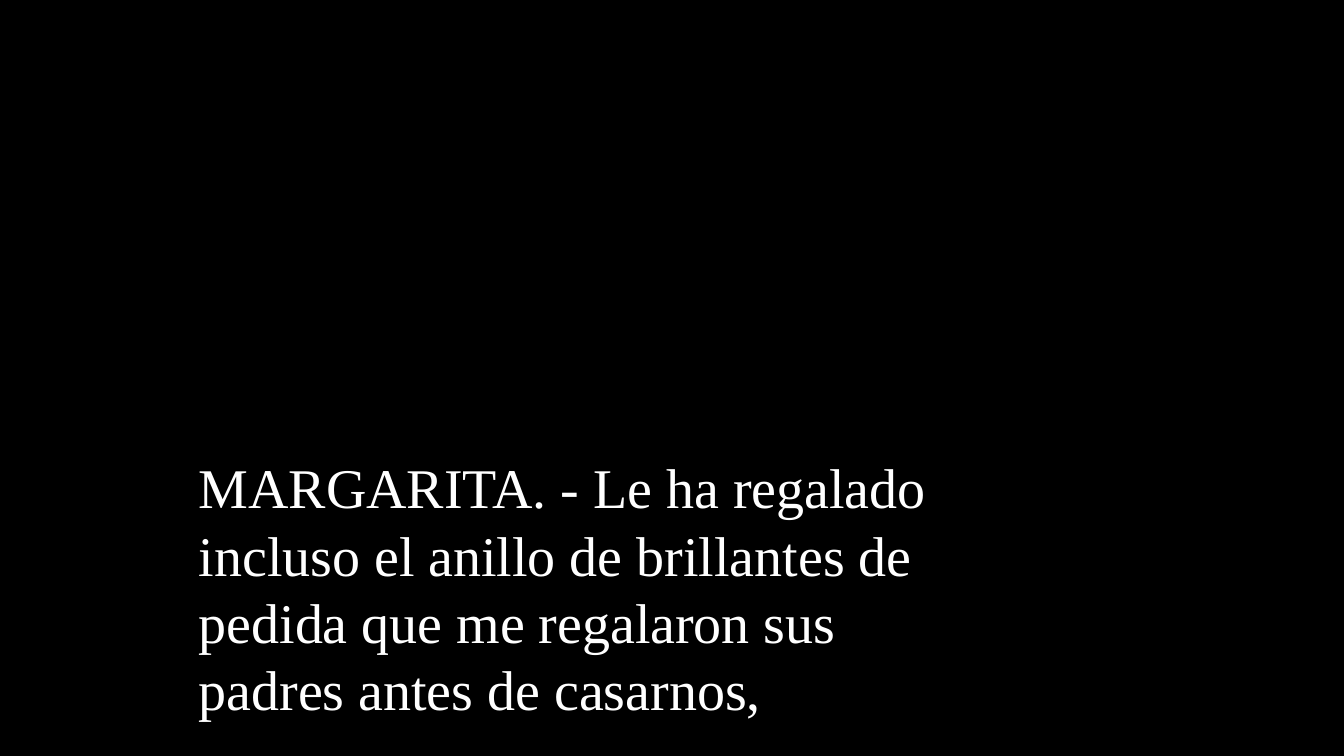
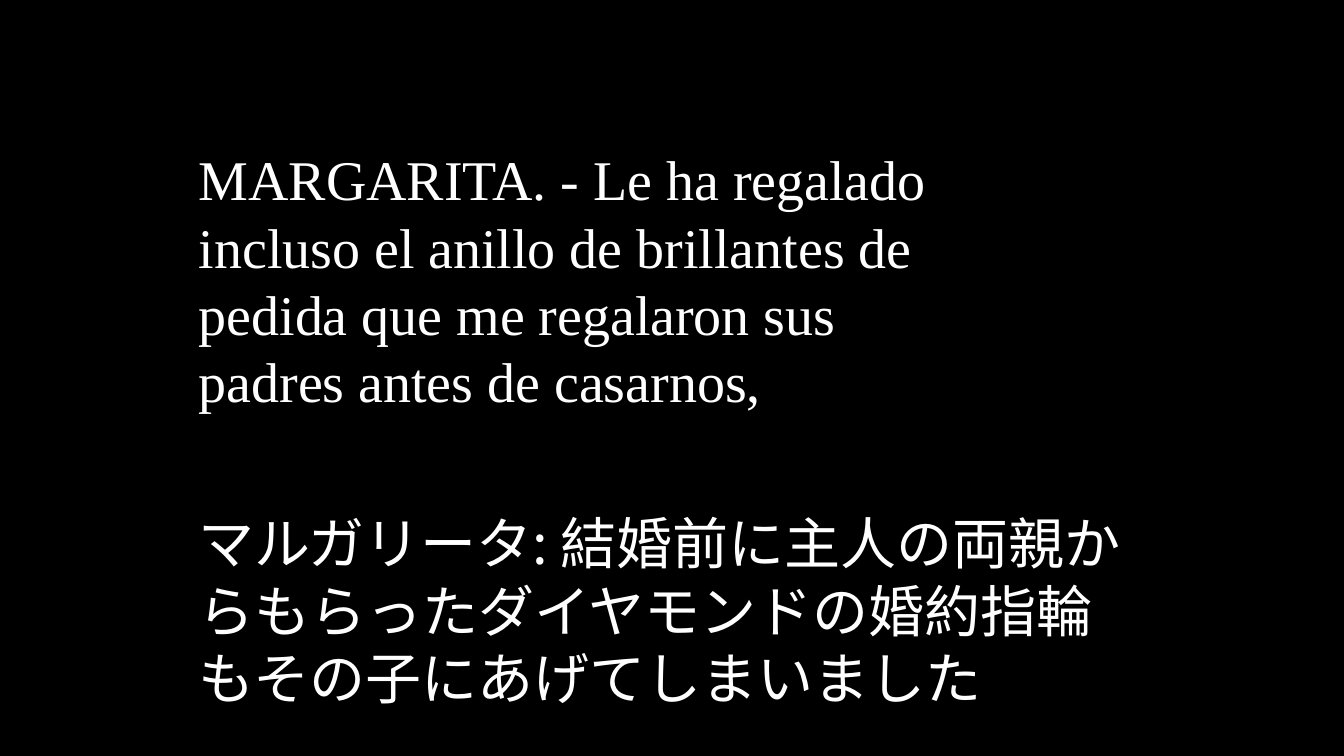
Before and after one commit to oulcggc/lang-drama-caption, a slide deck: slide 86 of complete-cap.pptx. Drawn at 1344x756 pixels with LibreOffice and Linux fonts; fonts in the diff are those of the drawing. Boxes give left, top, right and bottom in pixels: in the first picture for what was removed or moved away, otherwise in the second. Text is boxed around its words. In the diff, an @@ line names an element or a change of style, - is before the commit and + after.

```diff
--- a/complete-cap.pptx
+++ b/complete-cap.pptx
@@ text "MARGARITA. - Le ha regalado ...": place and size @@
-text "MARGARITA. - Le ha regalado ..." at [199,469,926,721]
+text "MARGARITA. - Le ha regalado ..." at [199,161,926,413]
@@ text added at [199,517,1121,704], 40 pt, text #FFFFFF @@
+マルガリータ: 結婚前に主人の両親からもらったダイヤモンドの婚約指輪もその子にあげてしまいました
```
Also in this commit, not shown: 147 other slides changed, 12 slides added, 12 slides removed, 3 other files.
